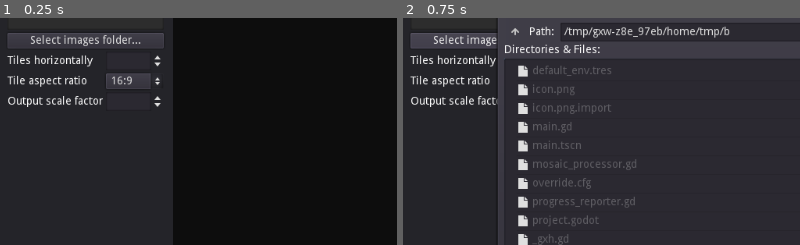
Above: before the commit, frames 1-2 (left to right).
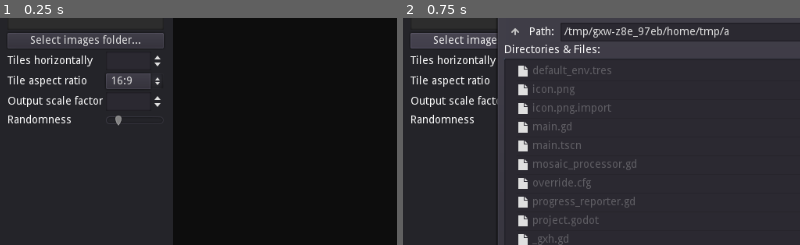
Above: after the commit, the same moments.

Repository: Zylann/mosaic
Game: Godot game, scene res://main.tscn
The game is run twice, just before and just after one commit, with the same random seed, the same clock (stepped at 60 frames per second) and the same inputs. The engine's default icon, where the game draws it, is replaced by a stand-in: a white triangle on a blue panel in a dark square.
Inputs:
- Up to frame 1 (0.25 s): no input
- Up to frame 2 (0.75 s): click "Select images folder..." at 0.5 s
The pictures show only the part of the screen within x 0-50%, y 12-62%; the shares and areas given below are measured in that part.

The runs differ from the first frame. In frame 1, 0.4% of the frame differs, in the area x 2-31%, y 42-48%; in frame 2, 0.4%.

Commit message:
Added randomness

Diff:
--- a/main.gd
+++ b/main.gd
@@ -9,6 +9,7 @@
 onready var _tiles_x_control = _properties_container.get_node("GridContainer/HTiles")
 onready var _tile_ratio_control = _properties_container.get_node("GridContainer/TileRatio")
 onready var _upscale_control = _properties_container.get_node("GridContainer/UpscaleControl")
+onready var _randomness_control = _properties_container.get_node("GridContainer/RandomnessControl")
 onready var _output_path_control = _properties_container.get_node("OutputPath")
 onready var _generate_button = _properties_container.get_node("GenerateButton")
 onready var _show_output_button = _properties_container.get_node("ShowOutputButton")
@@ -85,13 +86,23 @@
 
 
 func _on_GenerateButton_pressed():
+
 	var model_image_path = _main_image_control.text.strip_edges()
 	var tiles_x = _tiles_x_control.value
 	var tile_ratio = _ratios[_tile_ratio_control.get_selected_id()]
 	var fratio = float(tile_ratio[0]) / float(tile_ratio[1])
 	var upscale = _upscale_control.value
 	var output_path = _output_path_control.text.strip_edges()
-	_mosaic_processor.compute_mosaic(model_image_path, _mosaic_images_paths, output_path, tiles_x, fratio, upscale)
+	var randomness = _randomness_control.value
+
+	_mosaic_processor.compute_mosaic( \
+		model_image_path, \
+		_mosaic_images_paths, \
+		output_path, \
+		tiles_x, \
+		fratio, \
+		upscale, \
+		randomness)
 
 
 func _on_ShowOutputButton_pressed():
--- a/main.tscn
+++ b/main.tscn
@@ -167,7 +167,7 @@
 anchor_bottom = 0.0
 margin_top = 104.0
 margin_right = 200.0
-margin_bottom = 180.0
+margin_bottom = 200.0
 rect_pivot_offset = Vector2( 0, 0 )
 rect_clip_content = false
 mouse_filter = 1
@@ -314,12 +314,62 @@
 prefix = ""
 suffix = ""
 
+[node name="Label3" type="Label" parent="VBoxContainer/HSplitContainer/Properties/GridContainer"]
+anchor_left = 0.0
+anchor_top = 0.0
+anchor_right = 0.0
+anchor_bottom = 0.0
+margin_top = 81.0
+margin_right = 122.0
+margin_bottom = 95.0
+rect_pivot_offset = Vector2( 0, 0 )
+rect_clip_content = false
+mouse_filter = 2
+mouse_default_cursor_shape = 0
+size_flags_horizontal = 1
+size_flags_vertical = 4
+text = "Randomness"
+percent_visible = 1.0
+lines_skipped = 0
+max_lines_visible = -1
+
+[node name="RandomnessControl" type="HSlider" parent="VBoxContainer/HSplitContainer/Properties/GridContainer"]
+anchor_left = 0.0
+anchor_top = 0.0
+anchor_right = 0.0
+anchor_bottom = 0.0
+margin_left = 126.0
+margin_top = 80.0
+margin_right = 200.0
+margin_bottom = 96.0
+rect_pivot_offset = Vector2( 0, 0 )
+rect_clip_content = false
+focus_mode = 2
+mouse_filter = 0
+mouse_default_cursor_shape = 0
+size_flags_horizontal = 1
+size_flags_vertical = 0
+min_value = 0.0
+max_value = 1.0
+step = 0.05
+page = 0.0
+value = 0.15
+exp_edit = false
+rounded = false
+allow_greater = false
+allow_lesser = false
+editable = true
+scrollable = true
+tick_count = 0
+ticks_on_borders = true
+focus_mode = 2
+
 [node name="Spacer" type="Control" parent="VBoxContainer/HSplitContainer/Properties"]
 anchor_left = 0.0
 anchor_top = 0.0
 anchor_right = 0.0
 anchor_bottom = 0.0
-margin_top = 184.0
+margin_top = 204.0
 margin_right = 200.0
 margin_bottom = 420.0
 rect_pivot_offset = Vector2( 0, 0 )
--- a/mosaic_processor.gd
+++ b/mosaic_processor.gd
@@ -31,7 +31,7 @@
 	])
 
 
-func compute_mosaic(model_image_path, mosaic_images_paths, output_path, tiles_x, tile_ratio, scale_factor):
+func compute_mosaic(model_image_path, mosaic_images_paths, output_path, tiles_x, tile_ratio, scale_factor, randomness):
 
 	# I'm cheating a little here, but it works well for my needs :)
 
@@ -120,7 +120,13 @@
 	model_image.lock()
 	model_index.lock()
 
-	var extra_lerps = [0.1, 0.2, 0.3, 0.4, 0.5, 0.6]
+	# Instead of picking the fittest image, randomly pick a nearby less fit one,
+	# to create more randomness at the cost of shape quality.
+	# The more randomness, the further unfit images can be picked.
+	var extra_lerps = []
+	var extra_lerp_count = int(randomness * (len(tile_images) - 1)) + 1
+	for i in extra_lerp_count:
+		extra_lerps.append(lerp(0.1, 0.5, float(i)/float(extra_lerp_count)))
 
 	for ty in model_index.get_height():
 		_progress_reporter.set_progress(float(ty) / float(model_index.get_height()))
